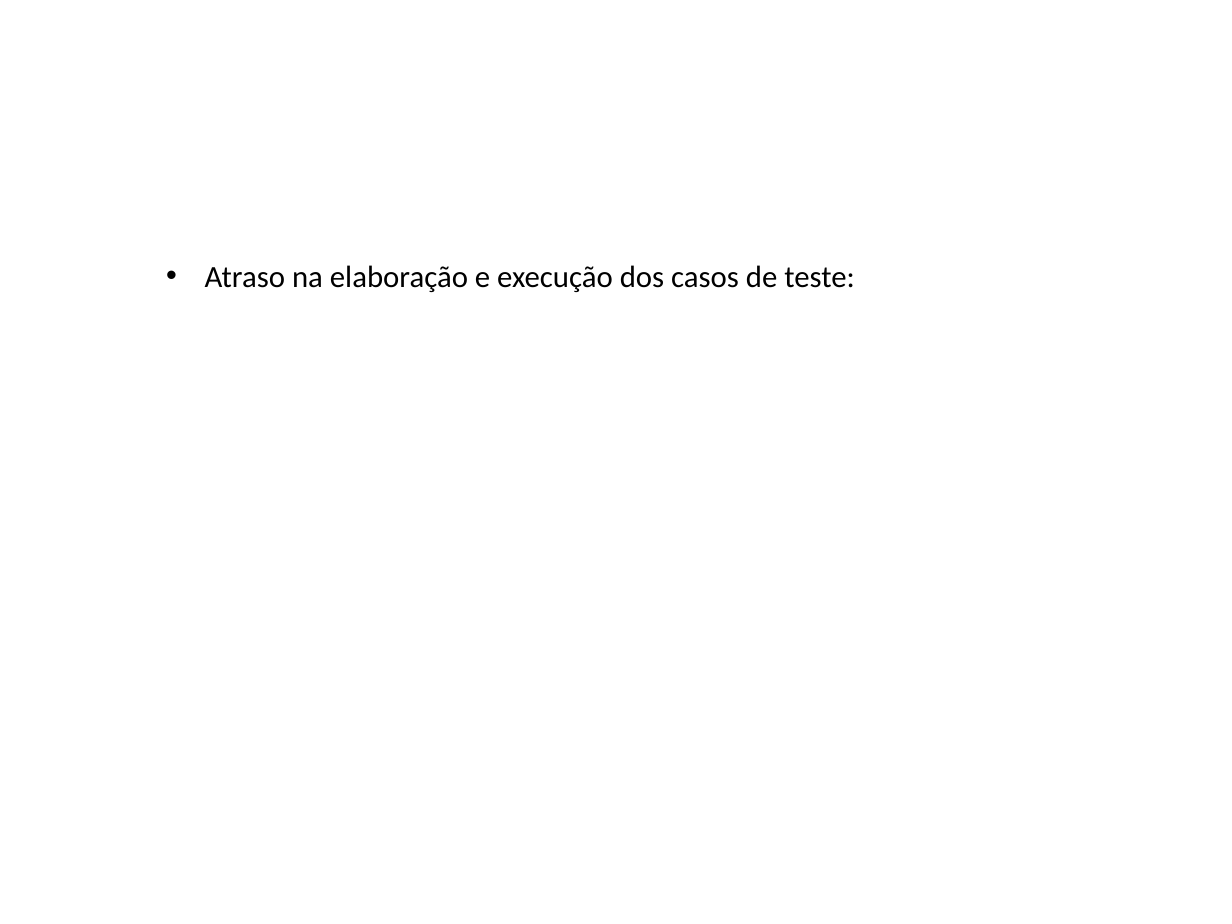
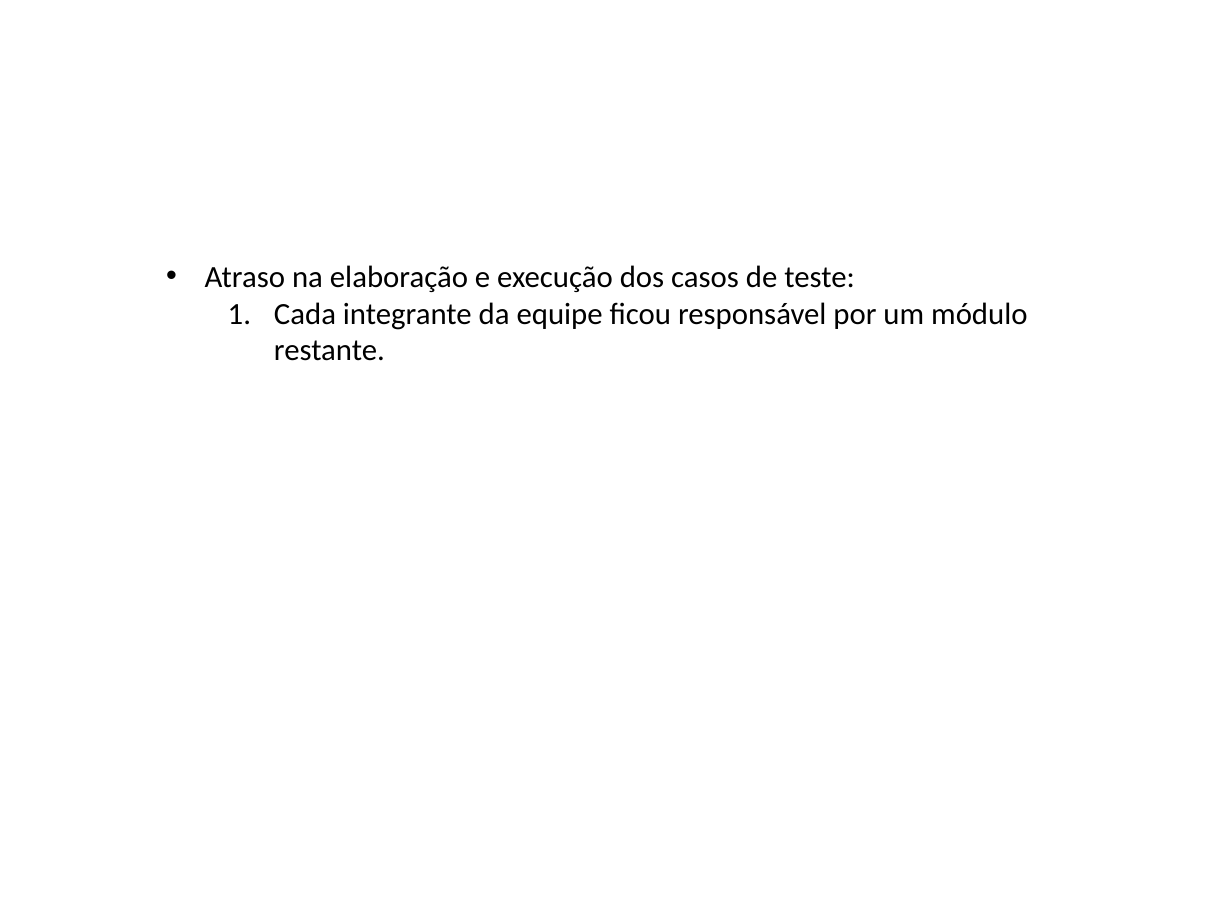
Before and after one commit to washingtonferreira/finderrors, a slide deck: slide 12 of FINDERRORS_-_Avaliação_dos_Testes.pptx. Drawn at 1232x924 pixels with LibreOffice and Linux fonts; fonts in the diff are those of the drawing; background and template pictures are left out. Boxes give left, top, right and bottom in pixels: in the first picture for what was removed or moved away, otherwise in the second. Text is boxed around its words. In the diff, an @@ line names an element or a change of style, - is before the commit and + after.

Commit message:
Atualização da Avaliação e Projeto de Testes
Documento de Avaliação dos Testes atualizado; Inclusão dos resultados
dos testes dos módulos Jogar e Interface Gráfica.

```diff
--- a/FINDERRORS_-_Avaliação_dos_Testes.pptx
+++ b/FINDERRORS_-_Avaliação_dos_Testes.pptx
@@ text at (274,302,1027,361): paragraph added @@
+  1. Cada integrante da equipe ficou responsável por um módulo restante.
```
Also in this commit, not shown: 4 other slides changed, 1 slide added, 1 other file.
